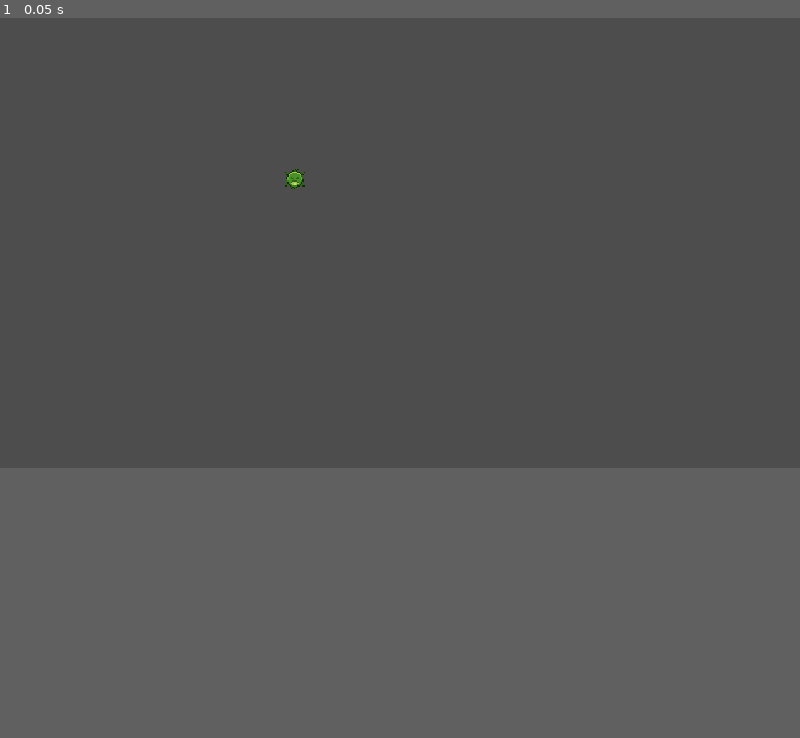
Above: before the commit, frame 1.
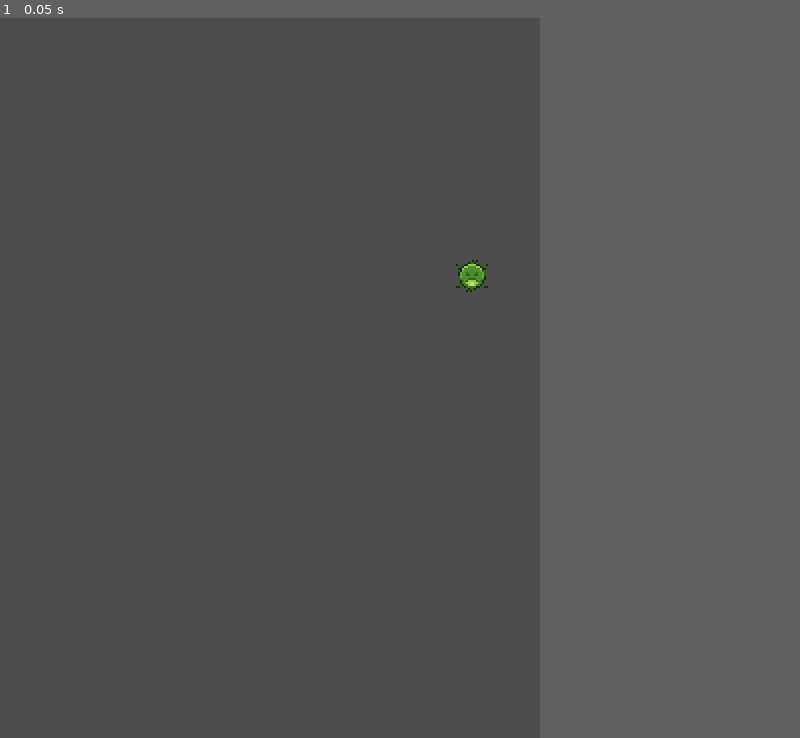
Above: after the commit, the same moment.

Repository: Vitor-E-daSilva/body-invaders
Game: Godot game, scene res://main.tscn
Two runs of this game, one before a commit and one after it. Both use one fixed random seed, a clock stepped at 60 frames per second and the inputs below.
Inputs:
- Up to frame 1 (0.05 s): no input
In our replay, the window is 800x450 before the commit and 540x720 after it. These sizes can differ from the game's own. Grey fills any space a smaller window leaves; there, only what the larger window draws over its background counts as a difference.

The runs differ from the first frame. In frame 1, 0.2% of the frame differs, in the area x 35-61%, y 20-39%.

Commit message:
fix: aplica configuracoes temporarias para melhoria de workflow

Diff:
--- a/project.godot
+++ b/project.godot
@@ -17,9 +17,9 @@
 
 [display]
 
-window/size/viewport_width=640
+window/size/viewport_width=270
 window/size/viewport_height=360
-window/size/window_width_override=1280
+window/size/window_width_override=540
 window/size/window_height_override=720
 window/stretch/mode="viewport"
 window/stretch/scale_mode="integer"
